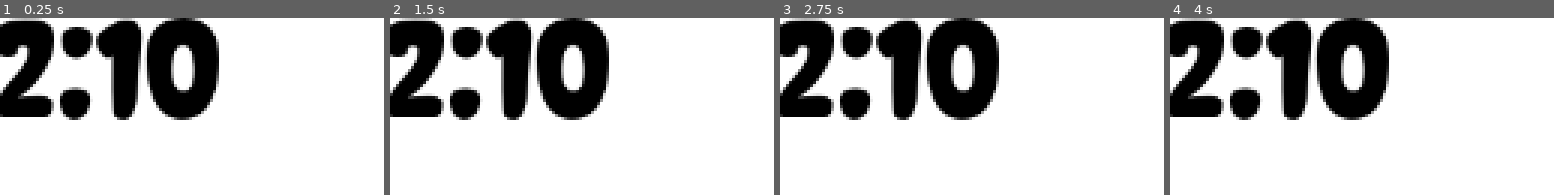
Above: before the commit, frames 1-4 (left to right).
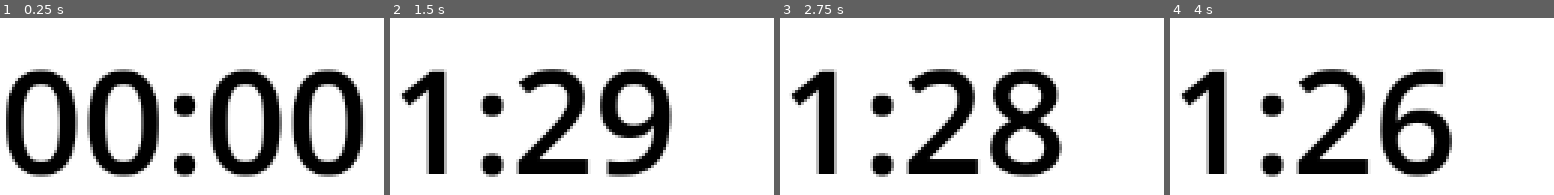
Above: after the commit, the same moments.

Repository: MerilynMerisalu/games
Game: Godot game, scene res://Main/Main.tscn
Two runs of this game, one before a commit and one after it. Both use one fixed random seed, a clock stepped at 60 frames per second and the inputs below.
Inputs:
- Up to frame 1 (0.25 s): no input
- Up to frame 2 (1.5 s): tap Enter at 0.5 s; tap Space at 1.25 s
- Up to frame 3 (2.75 s): no input
- Up to frame 4 (4 s): tap Enter at 2.75 s; tap Space at 3.5 s

The runs differ from the first frame. In frame 1, 43% of the frame differs, in the area x 0-95%, y 0-90%; in frame 2, 34%; in frame 3, 35%; in frame 4, 34%.

Commit message:
Game timer added!

Diff:
--- a/hair_catch/Control.gd
+++ /dev/null
@@ -1,25 +0,0 @@
-extends Control
-var time_left : int
-var total_time_minutes: int = 130;
-
-
-func _ready() -> void:
-	reset_timer(total_time_minutes)
-func _on_timer_timeout() -> void:
-	pass # Replace with function body.
-
-func reset_timer(total_time: int) -> void:
-	var converted_time = time_converter(total_time)
-	var minutes = converted_time[0];
-	var seconds = converted_time[1];
-	if(seconds == 0):
-		$Label.text = str(minutes) + ":" + str(seconds) + "0";
-	else:
-		$Label.text = str(minutes) + ":" + str(seconds);
-	time_left = total_time
-
-func time_converter(total_time: int)-> Array:
-	var time_left_minutes = (total_time / 60);
-	var time_left_seconds = (total_time % 60);
-	var converted_time_parts : Array = [time_left_minutes, time_left_seconds];
-	return converted_time_parts;
--- a/hair_catch/Main/Main.gd
+++ b/hair_catch/Main/Main.gd
@@ -1,10 +1,28 @@
 extends Node
 
-
+var default_minutes :int = 1;
+var default_seconds : int = 30;
+var minutes= 0;
+var seconds = 0;
 # Called when the node enters the scene tree for the first time.
 func _ready():
-	pass
+	_reset_timer();
 
 # Called every frame. 'delta' is the elapsed time since the previous frame.
 func _process(delta):
 	pass
+
+func _reset_timer() -> void:
+	minutes = default_minutes;
+	seconds = default_seconds;
+
+
+func _on_game_timer_timeout() -> void:
+	if (seconds == 0):
+		if (minutes > 0):
+			minutes -= 1;
+			seconds = 60;
+	seconds -= 1;
+	if (minutes == 0 and seconds == 0 ):
+		$GameTimer.stop();
+	$GameTimerLabel.text = str(minutes) + ":" + str(seconds);
--- a/hair_catch/Main/Main.tscn
+++ b/hair_catch/Main/Main.tscn
@@ -1,13 +1,26 @@
 [gd_scene load_steps=3 format=3 uid="uid://dtknlojqi1gex"]
 
 [ext_resource type="Script" path="res://Main/Main.gd" id="1_a1jmq"]
-[ext_resource type="PackedScene" uid="uid://c4ohbmasil6mr" path="res://UI/UI_Control/UI_Control.tscn" id="2_5465v"]
+
+[sub_resource type="GDScript" id="GDScript_5jev1"]
+script/source = "extends Label
+
+
+# Called when the node enters the scene tree for the first time.
+func _ready() -> void:
+	pass # Replace with function body.
+
+
+# Called every frame. 'delta' is the elapsed time since the previous frame.
+func _process(delta: float) -> void:
+	pass
+
+
+
+"
 
 [node name="Main" type="Node"]
 script = ExtResource("1_a1jmq")
-
-[node name="Timer" type="Timer" parent="."]
-autostart = true
 
 [node name="ColorRect" type="ColorRect" parent="."]
 anchors_preset = 15
@@ -16,6 +29,15 @@
 grow_horizontal = 2
 grow_vertical = 2
 
-[node name="CanvasLayer" type="CanvasLayer" parent="."]
+[node name="GameTimer" type="Timer" parent="."]
+autostart = true
 
-[node name="Control" parent="CanvasLayer" instance=ExtResource("2_5465v")]
+[node name="GameTimerLabel" type="Label" parent="."]
+offset_right = 1123.0
+offset_bottom = 328.0
+theme_override_colors/font_color = Color(0, 0, 0, 1)
+theme_override_font_sizes/font_size = 77
+text = "00:00"
+script = SubResource("GDScript_5jev1")
+
+[connection signal="timeout" from="GameTimer" to="." method="_on_game_timer_timeout"]
--- a/hair_catch/UI/UI_Control/UI_Control.tscn
+++ /dev/null
@@ -1,28 +0,0 @@
-[gd_scene load_steps=4 format=3 uid="uid://c4ohbmasil6mr"]
-
-[ext_resource type="Script" path="res://Control.gd" id="1_ddojs"]
-[ext_resource type="FontFile" uid="uid://buaiulg5qxakw" path="res://assets/fonts/singly-linked-font/SinglyLinkedRegular-vmoRL.otf" id="2_dfko6"]
-
-[sub_resource type="LabelSettings" id="LabelSettings_boo2a"]
-font = ExtResource("2_dfko6")
-font_size = 77
-font_color = Color(0, 0, 0, 1)
-
-[node name="Control" type="Control"]
-layout_mode = 3
-anchors_preset = 15
-anchor_right = 1.0
-anchor_bottom = 1.0
-grow_horizontal = 2
-grow_vertical = 2
-script = ExtResource("1_ddojs")
-
-[node name="Label" type="Label" parent="."]
-layout_mode = 0
-offset_left = -5.0
-offset_top = -5.0
-offset_right = 329.0
-offset_bottom = 61.0
-theme_override_colors/font_color = Color(0, 0, 0, 1)
-text = "00:00"
-label_settings = SubResource("LabelSettings_boo2a")
